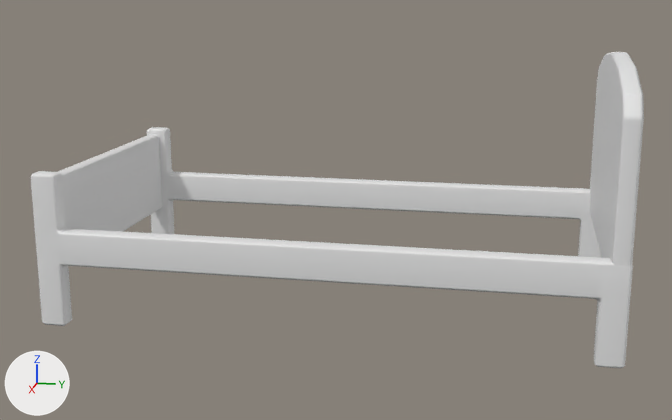
The FBX model Assets/Models/Enviro01/m_bed.fbx, before and after one commit.
Camera for both pictures: a camera (50 mm lens) standing at (3.53, 0.64, 1.23) and looking at (0.04, -0.06, 0.36). Lighting does not change. The marker at lower left points along +X, +Y and +Z. Where no turn or scale is listed for an object, it has been applied to the vertices.

Names of what the first picture shows: 'm_Bed'.
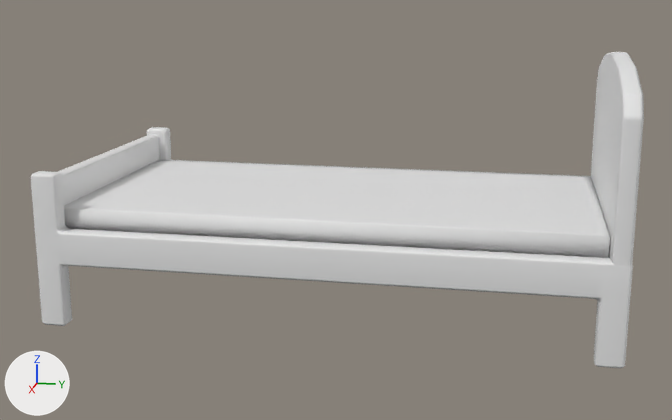
Location of each change, (x1, y1, x2, y2) in pixels of the pictures (672 x 420 px):
part 1 of me_cube_007, added
    after: (64, 160, 610, 258)

The change in detail:
Material 'Sheets' (mat_sheets) is new.
Its base color is (0.8, 0.8, 0.8) (white #e7e7e7).
me_cube_007 has 364 vertices, 362 faces and spans x -0.56..0.56, y -1.07..1.0, z 0.0..0.99.
me_cube_007 is used by ob_m_bed; location (0.0, 0.0, 0.0).
Verts and faces of me_cube_007; kept vertices keep their numbers, new ones are numbered from 364.
Part 1, on me_cube_007:
New vertex 364 is at (-0.5, -1.01, 0.33).
New vertex 365 is at (-0.5, 0.93, 0.33).
New vertex 366 is at (-0.5, -1.01, 0.43), pixel (159, 159).
New vertex 367 is at (-0.5, 0.93, 0.43), pixel (590, 176).
New vertices 368 to 371 stand at vertices 364 to 367, in that order, plus (1.0, 0.0, 0.0).
New vertex 372 is at (-0.46, -0.97, 0.43), pixel (163, 161).
New vertex 373 is at (-0.46, 0.9, 0.43), pixel (581, 177).
New vertex 374 is at (0.46, -0.97, 0.43), pixel (70, 207).
New vertex 375 is at (0.46, 0.9, 0.43), pixel (597, 233).
New faces: (364, 366, 367, 365), (365, 367, 371, 369), (368, 369, 371, 370), (364, 368, 370, 366), (364, 365, 369, 368), (372, 374, 375, 373) (mat_sheets (white #e7e7e7)).
New faces: (366, 372, 373, 367), (367, 373, 375, 371), (370, 371, 375, 374), (366, 370, 374, 372) (mat_sheets (white #e7e7e7)).
me_cube_007 now uses material mat_sheets (white #e7e7e7).
